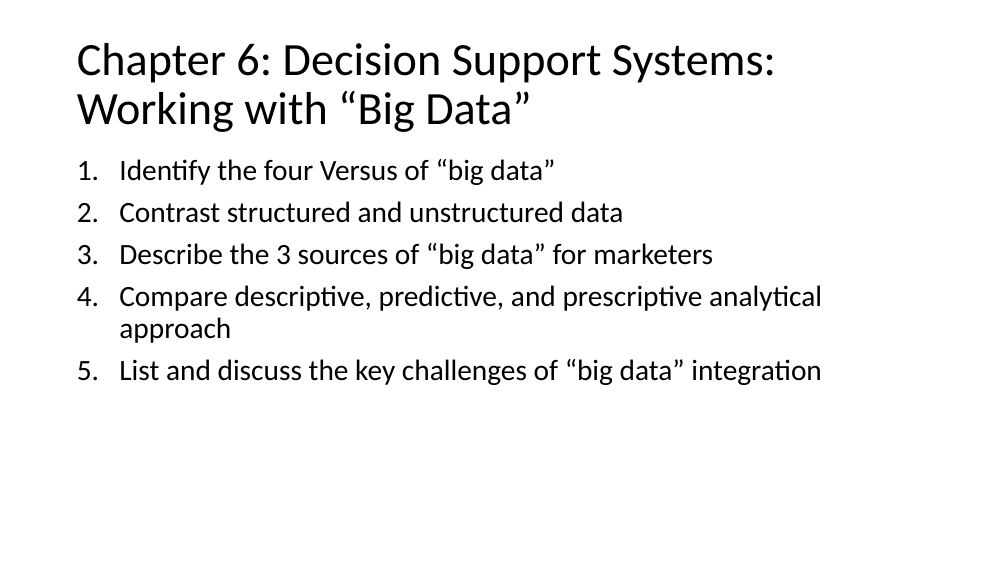
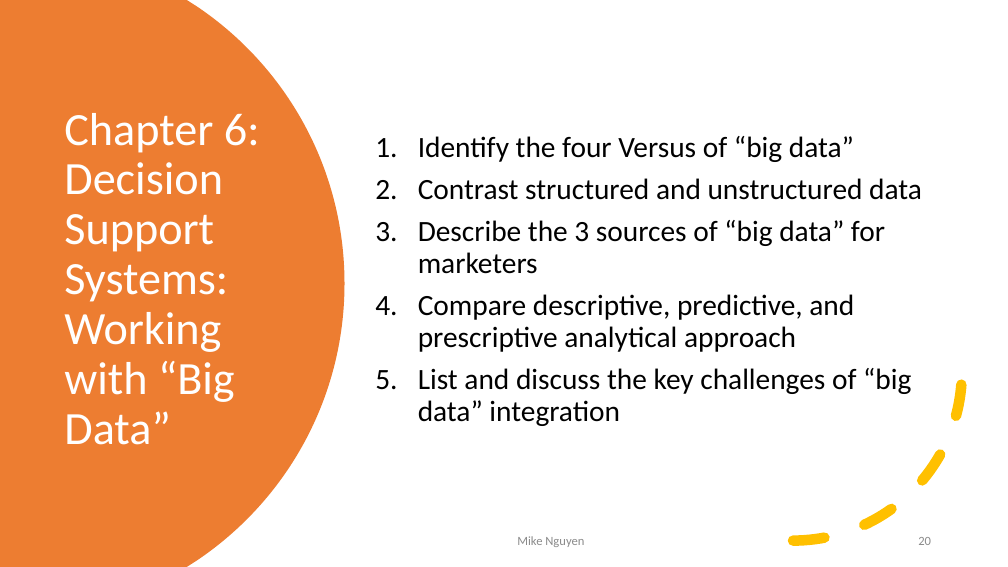
Before and after one commit to mikenguyen13/mar4050, a slide deck: slide 20 of lectures/3/Information Systems, Dashboards & Data Analytics.pptx (slide 14 before the commit). Drawn at 1008x567 pixels with LibreOffice and Linux fonts; fonts in the diff are those of the drawing. Boxes give left, top, right and bottom in pixels: in the first picture for what was removed or moved away, otherwise in the second. Text is boxed around its words. In the diff, an @@ line names an element or a change of style, - is before the commit and + after.

```diff
--- a/lectures/3/Information Systems, Dashboards & Data Analytics.pptx
+++ b/lectures/3/Information Systems, Dashboards & Data Analytics.pptx
@@ freeform shape added at (x1=0, y1=0, x2=345, y2=567), fill #ED7D31 @@
@@ text "Identify the four Versus of ..." moved from (x1=119, y1=159, x2=822, y2=385) to (x1=418, y1=136, x2=922, y2=426) @@
@@ text "Identify the four Versus of ..." at (x1=418, y1=136, x2=922, y2=426): vertical alignment top to middle @@
@@ title "Chapter 6: Decision Support Systems: ..." moved from (x1=77, y1=43, x2=776, y2=132) to (x1=64, y1=113, x2=260, y2=445) @@
@@ title "Chapter 6: Decision Support Systems: ..." at (x1=64, y1=113, x2=260, y2=445): text colour #000000 to #FFFFFF @@
@@ arc (boxed as its full ellipse) added at (x1=625, y1=203, x2=963, y2=541), outline #FFC000 10 pt dashed @@
@@ text added at (x1=517, y1=536, x2=584, y2=547), 12 pt, text #8C8C8C @@
+Mike Nguyen
@@ page number added at (x1=918, y1=537, x2=931, y2=545), 12 pt, text #8C8C8C @@
+20
```
Also in this commit, not shown: 22 other slides changed, 10 slides added, 2 slides removed, 2 other files.
